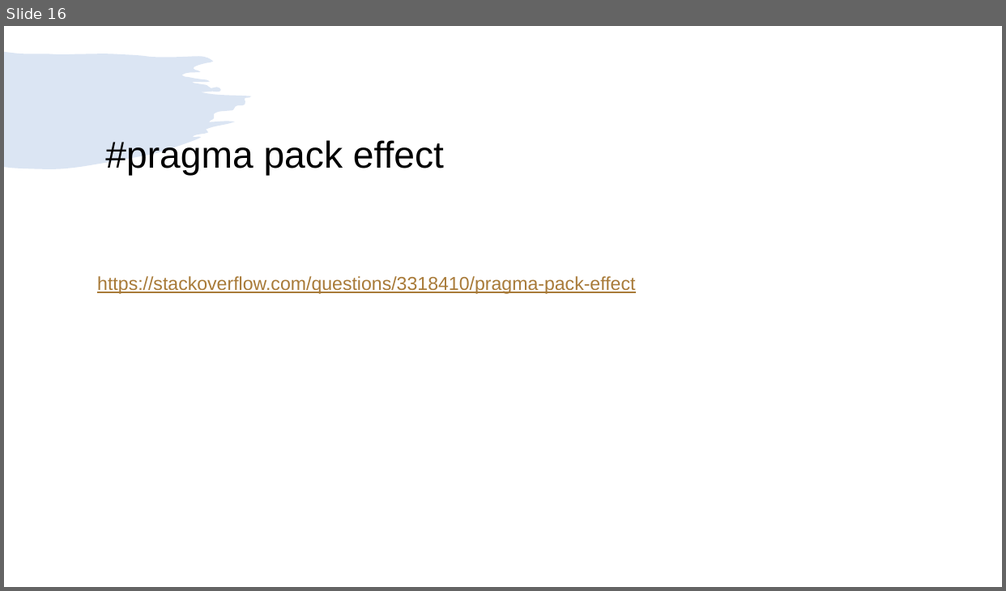
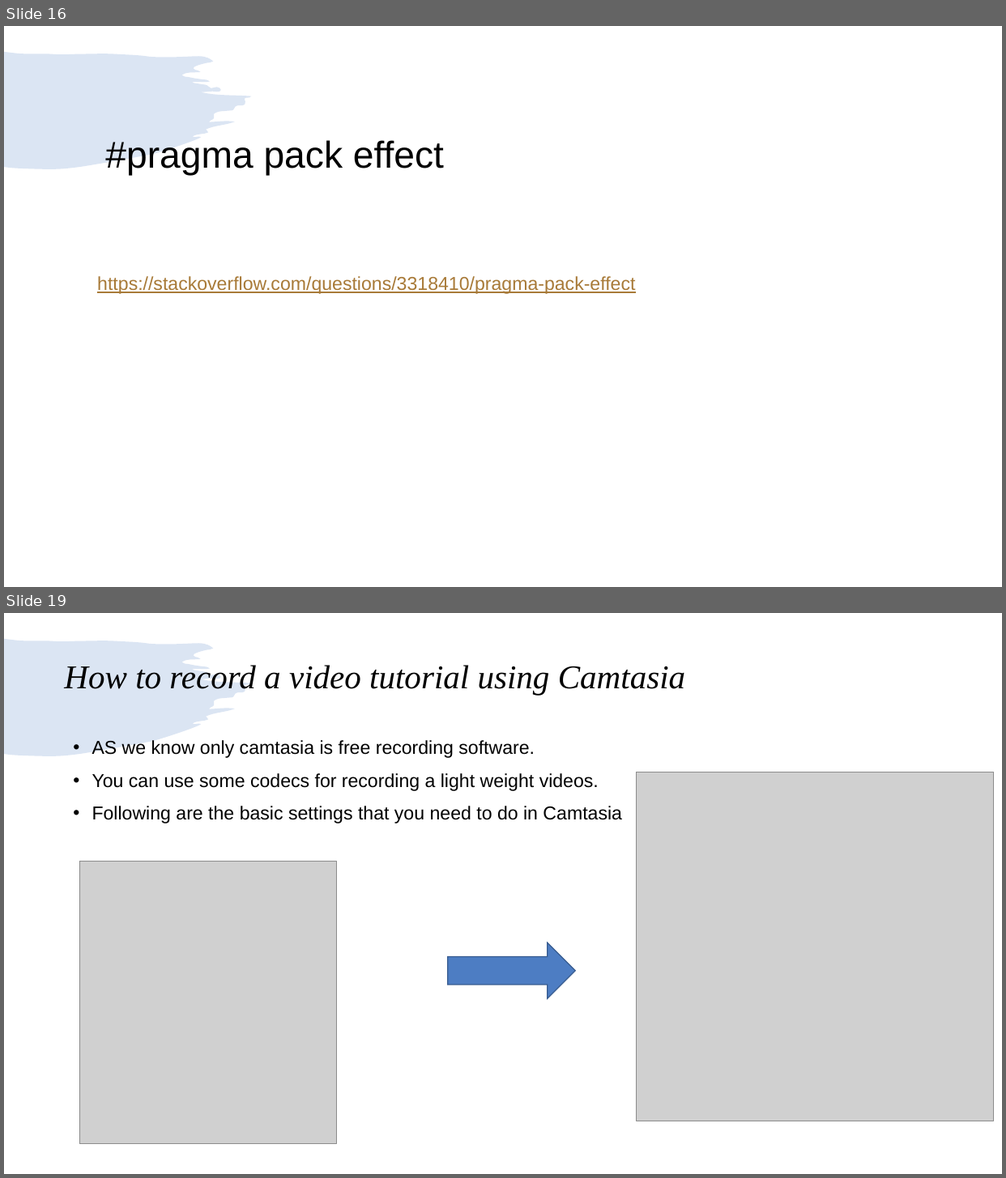
Before and after one commit to girishlande/CPlusPlus, a slide deck: learnings.pptx. Shown one above the other, each under a label of ours: slide 16 before the commit, slides 16 and 19 after it; the slides between them are not shown. The pictures are 1006x591 and 1006x1178 pixels, drawn with LibreOffice and Linux fonts; fonts in the diff are those of the drawing; grey boxes stand for pictures. Boxes give left, top, right and bottom in pixels: in the first picture for what was removed or moved away, otherwise in the second. Text is boxed around its words. In the diff, an @@ line names an element or a change of style, - is before the commit and + after.

```diff
--- a/learnings.pptx
+++ b/learnings.pptx
@@ slide 19 added at (4,613,1002,1174), background #FFFFFF; not listed: 1 template element that a slide beside it also shows @@
@@ title added at (64,665,685,695), 32 pt, text #000000, italic @@
+How to record a video tutorial using Camtasia
@@ text added at (92,740,622,824), 18 pt, text #000000 @@
+• AS we know only camtasia is free recording software.
+• You can use some codecs for recording a light weight videos.
+• Following are the basic settings that you need to do in Camtasia
@@ picture added at (637,773,995,1122) @@
@@ picture added at (79,862,337,1144) @@
@@ right arrow added at (448,943,575,999), fill #4D7DC3, outline #395C90 1 pt @@
```
Also in this commit, not shown: 1 slide changed, 7 other slides added, 4 other files.
